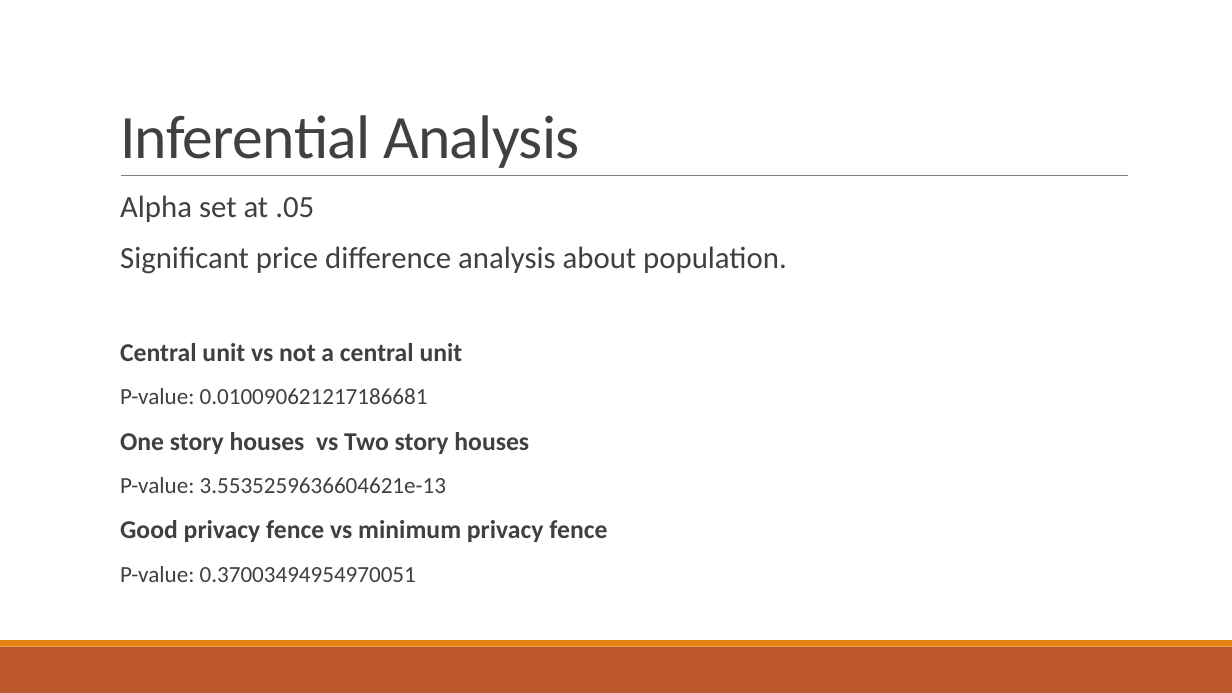
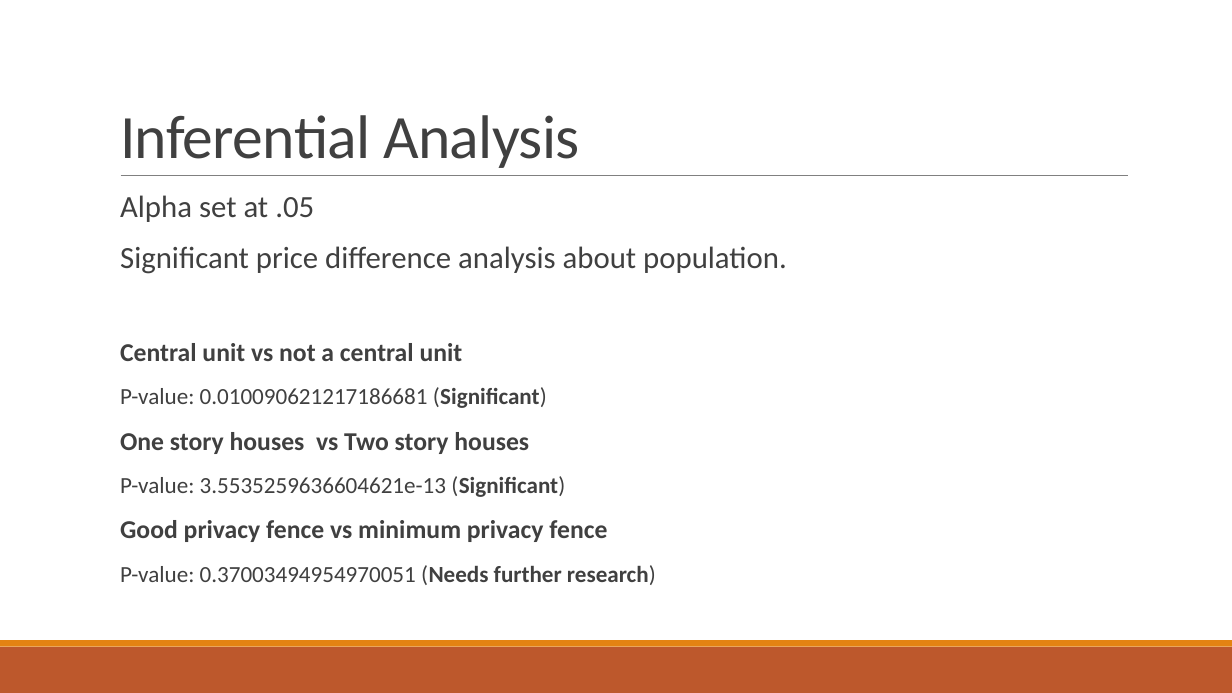
Before and after one commit to AlfredMtz/Springboard, a slide deck: slide 7 of Ames_project/Slide_deck.pptx (slide 16 before the commit). Drawn at 1232x693 pixels with LibreOffice and Linux fonts; fonts in the diff are those of the drawing. Boxes give left, top, right and bottom in pixels: in the first picture for what was removed or moved away, otherwise in the second. Text is boxed around its words. In the diff, an @@ line names an element or a change of style, - is before the commit and + after.

```diff
--- a/Ames_project/Slide_deck.pptx
+++ b/Ames_project/Slide_deck.pptx
@@ text at (120, 387, 547, 408): text changed @@
-  P-value: 0.010090621217186681
+  P-value: 0.010090621217186681 (Significant)
@@ text at (120, 476, 565, 497): text changed @@
-  P-value: 3.5535259636604621e-13
+  P-value: 3.5535259636604621e-13 (Significant)
@@ text at (120, 565, 656, 585): text changed @@
-  P-value: 0.37003494954970051
+  P-value: 0.37003494954970051 (Needs further research)
```
Also in this commit, not shown: 4 other slides changed, 7 slides added, 14 slides removed.
